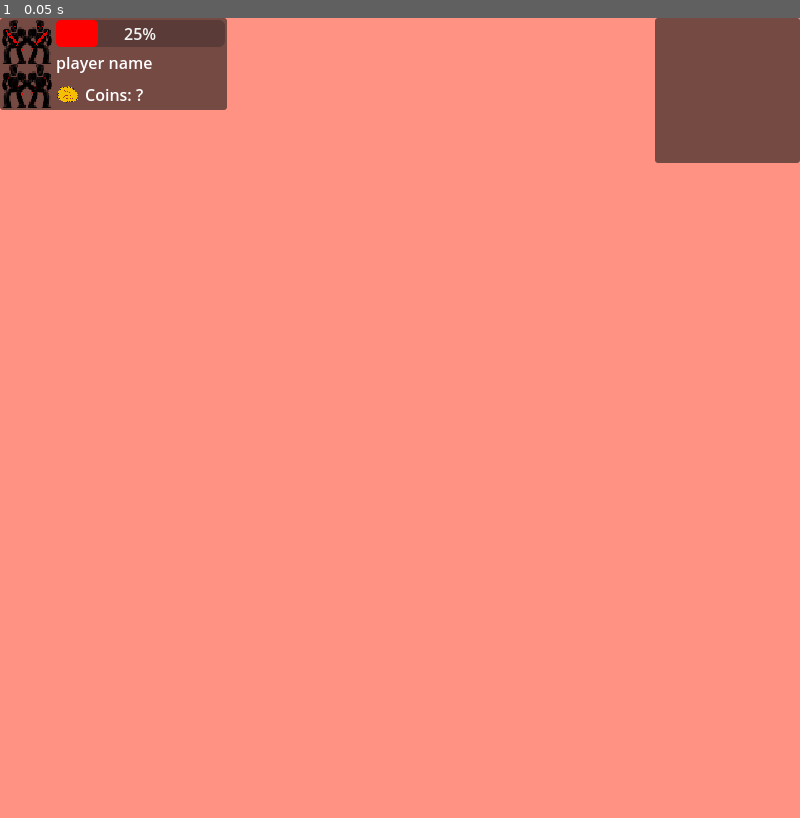
Above: before the commit, frame 1.
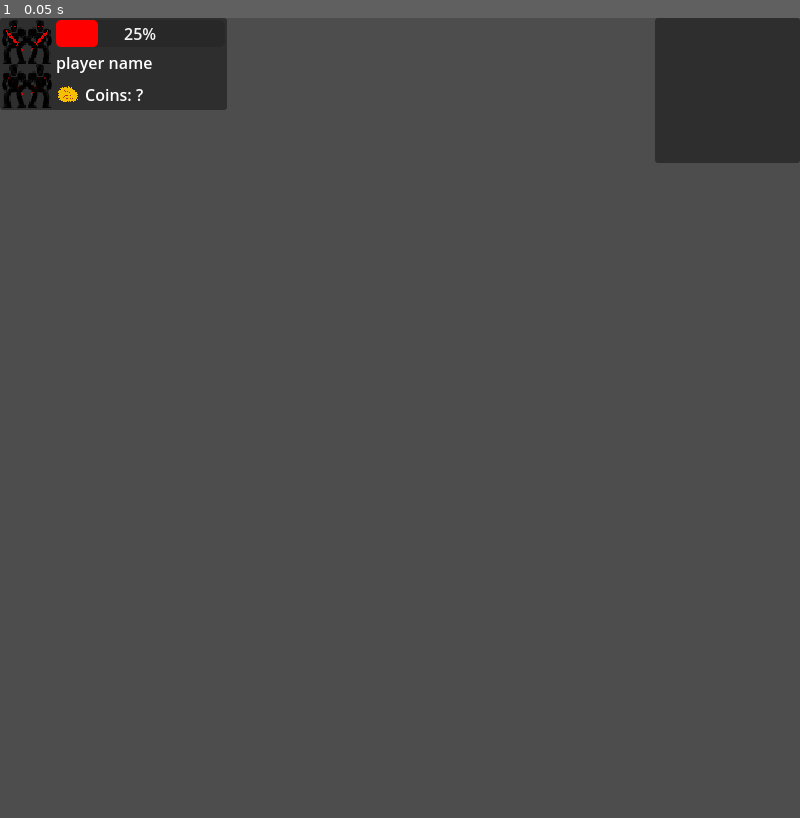
Above: after the commit, the same moment.

Repository: jible/capstone
Game: Godot game, scene res://scenes/jackson_ui_testing.tscn
Same seed, same stepped clock (60 frames per second), same inputs: the game is played once before the commit and once after it. This scene is started directly instead of the project's main scene.
Inputs:
- Up to frame 1 (0.05 s): no input

The runs differ from the first frame. In frame 1, 99% of the frame differs, in the area x 0-100%, y 0-100%.

Commit message:
item portrait prototype

Diff:
--- /dev/null
+++ b/scenes/jackson_item_shop_ui.tscn
@@ -0,0 +1,56 @@
+[gd_scene load_steps=4 format=3 uid="uid://pqwosehyrh86"]
+
+[ext_resource type="Texture2D" uid="uid://bjjcihfvhanj5" path="res://assets/sprites/sword.png" id="1_cddje"]
+
+[sub_resource type="StyleBoxFlat" id="StyleBoxFlat_30byq"]
+bg_color = Color(0.537583, 0.279411, 0.134926, 1)
+corner_radius_top_left = 100
+corner_radius_top_right = 100
+corner_radius_bottom_right = 100
+corner_radius_bottom_left = 100
+
+[sub_resource type="StyleBoxFlat" id="StyleBoxFlat_kmvus"]
+bg_color = Color(1, 1, 1, 1)
+corner_radius_top_left = 75
+corner_radius_top_right = 75
+corner_radius_bottom_right = 75
+corner_radius_bottom_left = 75
+
+[node name="JacksonItemShopUi" type="Control"]
+layout_mode = 3
+anchors_preset = 15
+anchor_right = 1.0
+anchor_bottom = 1.0
+grow_horizontal = 2
+grow_vertical = 2
+
+[node name="FrameBackground" type="Panel" parent="."]
+layout_mode = 2
+offset_right = 800.0
+offset_bottom = 800.0
+theme_override_styles/panel = SubResource("StyleBoxFlat_30byq")
+
+[node name="ItemBackground" type="Panel" parent="FrameBackground"]
+layout_mode = 2
+offset_left = 48.0
+offset_top = 48.0
+offset_right = 748.0
+offset_bottom = 748.0
+theme_override_styles/panel = SubResource("StyleBoxFlat_kmvus")
+
+[node name="MarginContainer" type="MarginContainer" parent="FrameBackground/ItemBackground"]
+layout_mode = 1
+anchors_preset = 15
+anchor_right = 1.0
+anchor_bottom = 1.0
+grow_horizontal = 2
+grow_vertical = 2
+theme_override_constants/margin_left = 50
+theme_override_constants/margin_top = 50
+theme_override_constants/margin_right = 50
+theme_override_constants/margin_bottom = 50
+
+[node name="TextureRect" type="TextureRect" parent="FrameBackground/ItemBackground/MarginContainer"]
+layout_mode = 2
+texture = ExtResource("1_cddje")
+expand_mode = 1
--- a/scenes/jackson_ui_testing.tscn
+++ b/scenes/jackson_ui_testing.tscn
@@ -19,15 +19,6 @@
 grow_horizontal = 2
 grow_vertical = 2
 script = ExtResource("1_ndg1h")
-
-[node name="ColorRect" type="ColorRect" parent="."]
-layout_mode = 1
-anchors_preset = 15
-anchor_right = 1.0
-anchor_bottom = 1.0
-grow_horizontal = 2
-grow_vertical = 2
-color = Color(1, 0.571068, 0.508893, 1)
 
 [node name="PlayerInfo" type="PanelContainer" parent="."]
 layout_mode = 1
